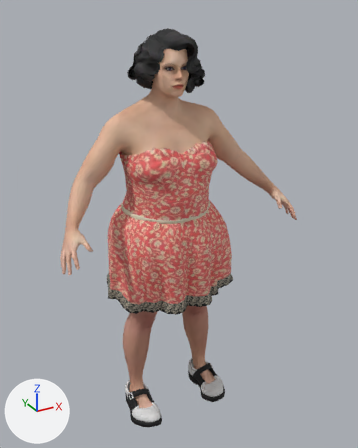
Before and after pictures for a commit that changed the glTF model web/public/models/npc/npc_lace_ruffle.glb.
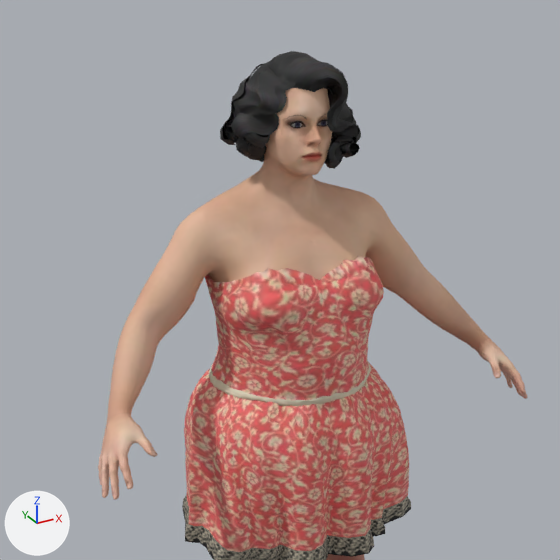
Each version is shown whole from a camera (50 mm lens) standing at (-0.881, -1.74, 1.701) and looking at (0.043, -0.061, 0.861), then close up on the part from 2% to 88% of the width and 0% to 69% of the height. Every picture has the same lights, and +X, +Y and +Z are marked at lower left. The older version's two pictures come first.

The first close-up shows 'Human', 'Human.elvs_wavy_bob', 'Human.toigo_bodice_dress_with_lace_ruffle_skirt' and 1 more.
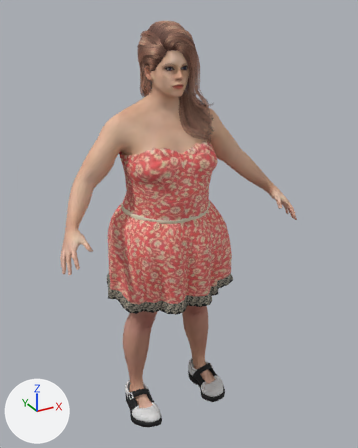
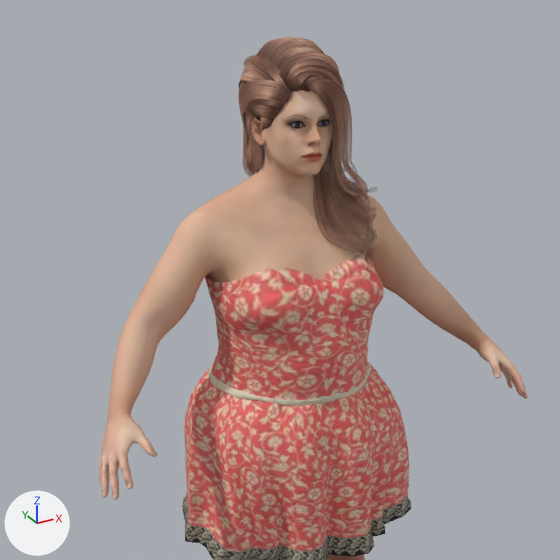
Commit message: Fix npc_lace_ruffle hair: wavy_bob had its own crown gap, swap to elvs_adrienne_hair

Location of each change, [x1, y1, x2, y2] in pixels of the close-ups (560 x 560 px):
'Human.elvs_adrienne_hair', added (brown)
    after: [238, 37, 377, 263]
'Human.elvs_wavy_bob', deleted
    before: [220, 51, 361, 169]

The change in detail:
Picture 'Adriennehairtex1' (img_adriennehairtex1) is new.
Picture 'adriennenormals' (img_adriennenormals) is new.
Material 'Human.elvs_adrienne_hair' (mat_human_elvs_adrienne_hair) is new.
Uses the picture img_adriennehairtex1.
Uses the picture img_adriennenormals.
Mesh me_elvs_adrienne_hair1 is new.
It has 6112 vertices, 9346 faces and spans x -0.097..0.202, y -0.167..0.137, z 1.197..1.654.
It uses material mat_human_elvs_adrienne_hair.
Object 'Human.elvs_wavy_bob' (ob_human_elvs_wavy_bob) is deleted.
Object 'Human.elvs_adrienne_hair' (ob_human_elvs_adrienne_hair) is new; it shows me_elvs_adrienne_hair1.
Its location is (0.0, 0.0, 0.0).
